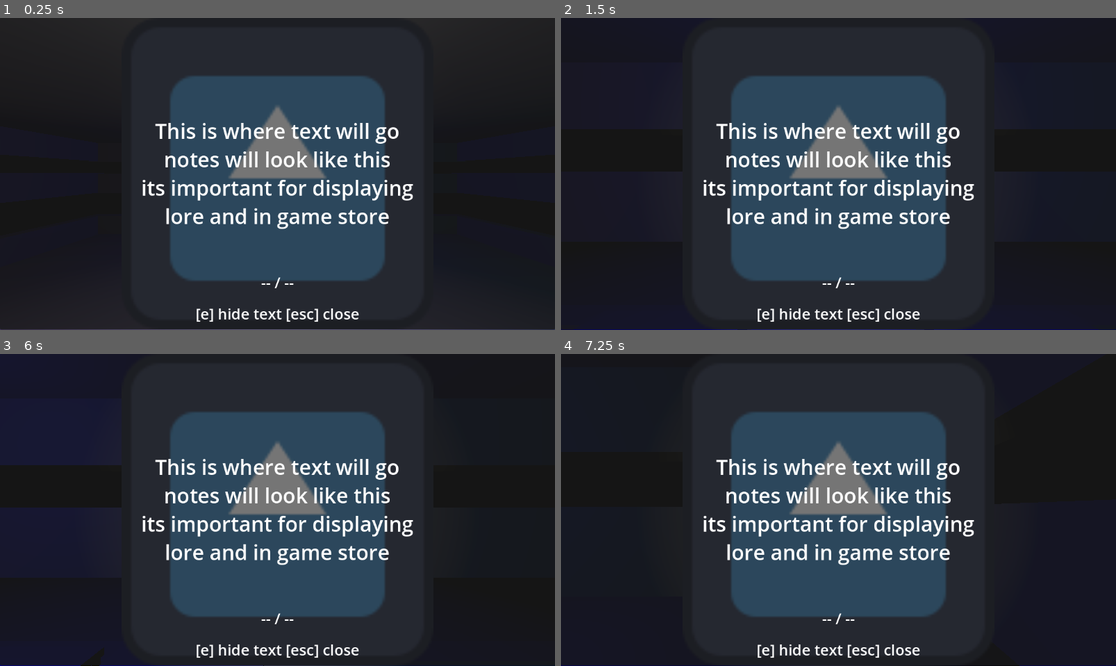
Above: before the commit, frames 1-4 (two rows, left to right).
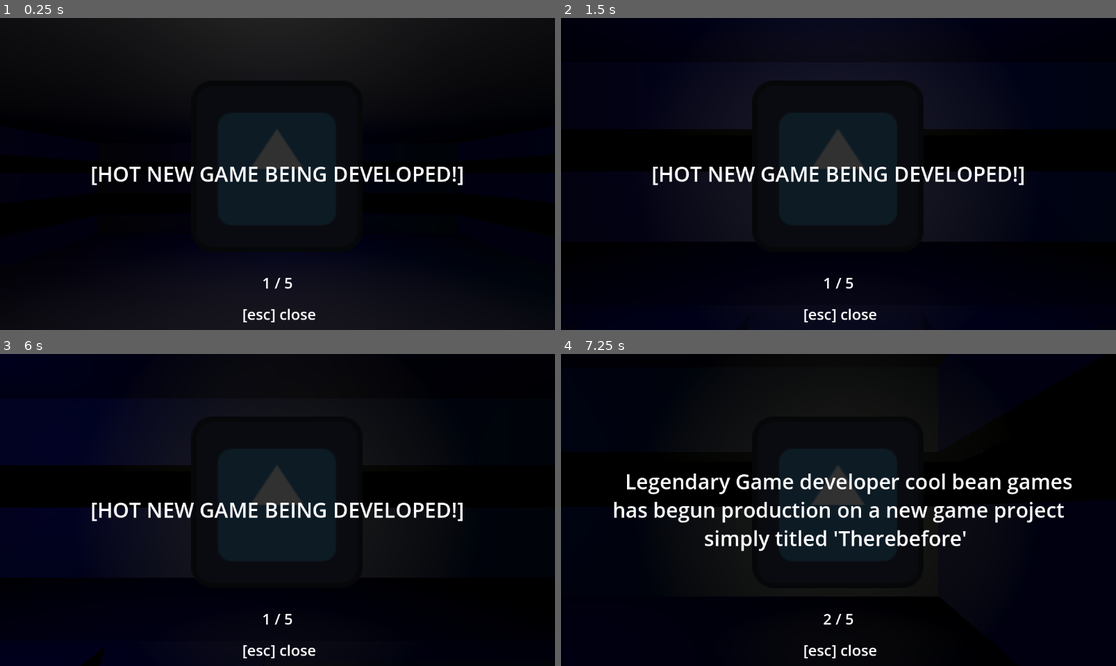
Above: after the commit, the same moments.

Repository: CoolBeanGames/Therebefore
Game: Godot game, scene res://Scenes/game_base.tscn
Same seed, same stepped clock (60 frames per second), same inputs: the game is played once before the commit and once after it. The engine's default icon, where the game draws it, is replaced by a stand-in: a white triangle on a blue panel in a dark square.
Inputs (mouse positions are in pixels of both pictures, inside the frame that each line leads up to):
- Up to frame 1 (0.25 s): no input
- Up to frame 2 (1.5 s): tap Enter at 0.5 s; move the mouse to (866, 174) at 0.52 s; hold W (forward) from 0.53 s (still down); tap Space at 1.25 s; move the mouse to (810, 174) at 1.27 s
- Up to frame 3 (6 s): tap Enter at 2, 3.5 s; move the mouse to (288, 503) at 2.02 s; tap Space at 2.75, 4.25 s; move the mouse to (271, 516) at 2.77 s; move the mouse to (316, 513) at 3.52 s; move the mouse to (233, 506) at 4.27 s; move the mouse to (283, 510) at 5.02 s; move the mouse to (255, 503) at 5.77 s; release W (forward) at 5.78 s; hold D (right) from 5.78 s (still down)
- Up to frame 4 (7.25 s): move the mouse to (866, 510) at 6.52 s; release D (right) at 6.53 s; hold W (forward) from 6.53 s (still down)

The runs differ from the first frame. In frame 1, 43% of the frame differs, in the area x 0-100%, y 3-100%; in frame 2, 51%; in frame 3, 52%; in frame 4, 55%, in the area x 0-100%, y 0-100%.

Commit message:
Note UI is Now working it: -plays a sound when: opened, closed, pages turned -added sound files -tested against test newspaper
(still need to add interaction and find a good font, maybe some visual tweaks as well)

Diff:
--- a/UI/game_hud.gd
+++ b/UI/game_hud.gd
@@ -2,3 +2,10 @@
 class_name game_hud
 
 @export var noteUI : notes
+
+func _ready() -> void:
+	await get_tree().process_frame
+	show_note(load("res://Data/Notes/test_newspaper.tres"))
+
+func show_note(note : note_res):
+	noteUI.start_showing_note(note)
--- a/UI/game_hud.tscn
+++ b/UI/game_hud.tscn
@@ -1,42 +1,87 @@
-[gd_scene load_steps=5 format=3 uid="uid://bwaegwvlxtxbr"]
+[gd_scene load_steps=11 format=3 uid="uid://bwaegwvlxtxbr"]
 
 [ext_resource type="Script" uid="uid://covnblndurusc" path="res://UI/game_hud.gd" id="1_5bqoq"]
 [ext_resource type="Texture2D" uid="uid://y4sqdu7nnwyw" path="res://icon.svg" id="1_v2jwi"]
 [ext_resource type="Script" uid="uid://bviv0sceyrg8v" path="res://UI/notes_ui.gd" id="2_qbrru"]
 [ext_resource type="Theme" uid="uid://50jxdsckl2ay" path="res://UI/game_theme.tres" id="2_s04bl"]
+[ext_resource type="AudioStream" uid="uid://bmjgvdc2eioca" path="res://audio/sound effects/ui/note_open.mp3" id="5_a3wh3"]
+[ext_resource type="AudioStream" uid="uid://d2opj4sh8kocm" path="res://audio/sound effects/ui/error_sound.mp3" id="5_qbrru"]
+[ext_resource type="AudioStream" uid="uid://fq6w77sqsx0o" path="res://audio/sound effects/ui/note_close.mp3" id="6_2dltx"]
+[ext_resource type="AudioStream" uid="uid://bch803vj56khg" path="res://audio/sound effects/ui/page_right.mp3" id="7_gb73w"]
+[ext_resource type="AudioStream" uid="uid://plloj4pooow4" path="res://audio/sound effects/ui/page_left.mp3" id="8_lqvkh"]
+
+[sub_resource type="StyleBoxFlat" id="StyleBoxFlat_a3wh3"]
+bg_color = Color(0, 0, 0, 0.807843)
 
 [node name="UI" type="CanvasLayer" node_paths=PackedStringArray("noteUI")]
 follow_viewport_enabled = true
 script = ExtResource("1_5bqoq")
-noteUI = NodePath("NotesUI")
+noteUI = NodePath("Notes_UI/NotesUI")
 
-[node name="NotesUI" type="PanelContainer" parent="." node_paths=PackedStringArray("image", "text_contents", "page_couinter", "button_prompts")]
+[node name="Notes_UI" type="Control" parent="."]
+layout_mode = 3
 anchors_preset = 15
 anchor_right = 1.0
 anchor_bottom = 1.0
-offset_top = -1.0
-offset_bottom = -1.0
+grow_horizontal = 2
+grow_vertical = 2
+size_flags_horizontal = 3
+size_flags_vertical = 3
+
+[node name="NotesUI" type="PanelContainer" parent="Notes_UI" node_paths=PackedStringArray("visibility_parent", "image", "text_contents", "page_couinter", "button_prompts", "note_open_sound", "note_close_sound", "note_right_sound", "note_left_sound", "error_sound")]
+self_modulate = Color(1, 1, 1, 0)
+layout_mode = 1
+anchors_preset = -1
+anchor_left = 0.2
+anchor_top = 0.2
+anchor_right = 0.8
+anchor_bottom = 0.75
 grow_horizontal = 2
 grow_vertical = 2
 size_flags_horizontal = 3
 size_flags_vertical = 3
 script = ExtResource("2_qbrru")
+visibility_parent = NodePath("..")
 image = NodePath("TextureRect")
-text_contents = NodePath("TextPanel/RichTextLabel")
-page_couinter = NodePath("TextPanel/Page Counter")
-button_prompts = NodePath("TextPanel/button_prompts")
+text_contents = NodePath("../Note_TextPanel/RichTextLabel")
+page_couinter = NodePath("../Note_TextPanel/Page Counter")
+button_prompts = NodePath("../Note_TextPanel/button_prompts")
+note_open_sound = NodePath("note_open_sound")
+note_close_sound = NodePath("note_close_sound")
+note_right_sound = NodePath("note_page_right_sound")
+note_left_sound = NodePath("note_page_left_sound")
+error_sound = NodePath("../../error_sound")
 
-[node name="TextureRect" type="TextureRect" parent="NotesUI"]
+[node name="TextureRect" type="TextureRect" parent="Notes_UI/NotesUI"]
 layout_mode = 2
 size_flags_horizontal = 4
 texture = ExtResource("1_v2jwi")
-expand_mode = 2
+expand_mode = 3
 stretch_mode = 4
 
-[node name="TextPanel" type="Panel" parent="NotesUI"]
-layout_mode = 2
+[node name="note_open_sound" type="AudioStreamPlayer" parent="Notes_UI/NotesUI"]
+stream = ExtResource("5_a3wh3")
 
-[node name="RichTextLabel" type="RichTextLabel" parent="NotesUI/TextPanel"]
+[node name="note_close_sound" type="AudioStreamPlayer" parent="Notes_UI/NotesUI"]
+stream = ExtResource("6_2dltx")
+
+[node name="note_page_right_sound" type="AudioStreamPlayer" parent="Notes_UI/NotesUI"]
+stream = ExtResource("7_gb73w")
+
+[node name="note_page_left_sound" type="AudioStreamPlayer" parent="Notes_UI/NotesUI"]
+stream = ExtResource("8_lqvkh")
+
+[node name="Note_TextPanel" type="Panel" parent="Notes_UI"]
+self_modulate = Color(0.293882, 0.293882, 0.293882, 1)
+layout_mode = 1
+anchors_preset = 15
+anchor_right = 1.0
+anchor_bottom = 1.0
+grow_horizontal = 2
+grow_vertical = 2
+theme_override_styles/panel = SubResource("StyleBoxFlat_a3wh3")
+
+[node name="RichTextLabel" type="RichTextLabel" parent="Notes_UI/Note_TextPanel"]
 layout_mode = 1
 anchors_preset = -1
 anchor_top = 0.2
@@ -52,7 +97,7 @@
 horizontal_alignment = 1
 vertical_alignment = 1
 
-[node name="Page Counter" type="Label" parent="NotesUI/TextPanel"]
+[node name="Page Counter" type="Label" parent="Notes_UI/Note_TextPanel"]
 layout_mode = 1
 anchors_preset = -1
 anchor_top = 0.8
@@ -63,13 +108,16 @@
 horizontal_alignment = 1
 vertical_alignment = 1
 
-[node name="button_prompts" type="Label" parent="NotesUI/TextPanel"]
+[node name="button_prompts" type="Label" parent="Notes_UI/Note_TextPanel"]
 layout_mode = 1
 anchors_preset = -1
 anchor_top = 0.9
 anchor_right = 1.0
 anchor_bottom = 1.0
 theme = ExtResource("2_s04bl")
-text = "[e] hide text [esc] close"
+text = " [esc] close"
 horizontal_alignment = 1
 vertical_alignment = 1
+
+[node name="error_sound" type="AudioStreamPlayer" parent="."]
+stream = ExtResource("5_qbrru")
--- a/UI/notes_ui.gd
+++ b/UI/notes_ui.gd
@@ -1,7 +1,144 @@
 extends PanelContainer
 class_name notes
+
+@export var visibility_parent : Control
 
 @export var image : TextureRect
 @export var text_contents : RichTextLabel
 @export var page_couinter : Label
 @export var button_prompts : Label
+@export var note_page : int
+@export var note : note_res
+@export var is_active : bool = false
+@export var text_active : bool = false
+
+#audio players
+@export var note_open_sound : AudioStreamPlayer
+@export var note_close_sound : AudioStreamPlayer
+@export var note_right_sound : AudioStreamPlayer
+@export var note_left_sound : AudioStreamPlayer
+@export var error_sound : AudioStreamPlayer
+
+#signal
+signal note_opened (note : note_res)
+signal note_closed (note : note_res)
+
+func start_showing_note(_note : note_res):
+	##todo: lock input
+	note_page = 0
+	note = _note
+	is_active=true
+	if note == null  or  note.pages.size() == 0:
+		printerr("tried to show a note, but the note has no pages")
+		note = null
+		is_active=false
+		return
+	check_note_page_bounds()
+	update_page_string()
+	update_note_text()
+	note_opened.emit(_note)
+	note_open_sound.play()
+	visibility_parent.visible=true
+
+func _process(delta: float) -> void:
+	if is_active:
+		if Input.is_action_just_released("left"):
+			page_left()
+		if Input.is_action_just_released("right"):
+			page_right()
+		if Input.is_action_just_released("exit"):
+			stop_showing_note()
+
+#stops showing the note if one is showing and clears all data
+func stop_showing_note():
+	##todo: unlock input
+	if note != null:
+		note_closed.emit(note)
+		note_close_sound.play()
+	note = null
+	image = null
+	page_couinter.text = "-- / --"
+	text_contents.text = "[no text was set]"
+	note_page = 0
+	is_active=false
+	visibility_parent.visible = false
+
+#update the current page indicator
+func update_page_string():
+	#early exit checks
+	if !is_active:
+		print("tried to update note page, but note is not active")
+		return
+	if note == null:
+		#no note is set so return
+		stop_showing_note()
+		print("tried to update page, but no note was set")
+		return
+	page_couinter.text = str(note_page + 1) + " / " + str(note.pages.size())
+
+##checks to make sure the note is within bounds
+func check_note_page_bounds():
+	#early exit checks
+	if !is_active:
+		print("tried to clamp note page, but note is not active")
+		return
+	if note == null:
+		#no note is set so return
+		stop_showing_note()
+		print("tried to clamp note page, but no note was set")
+		return
+	note_page = clamp(note_page,0,note.pages.size()-1)
+
+#sets the main text content for the note
+func update_note_text():
+	if !is_active:
+		print("tried to update note text, but note is not active")
+		return
+	if note == null:
+		#no note is set so return
+		stop_showing_note()
+		print("tried to update note text, but no note was set")
+		return
+	check_note_page_bounds()
+	text_contents.text = note.pages[note_page]
+
+#navigates to the next page
+func page_right():
+	#early exit checks
+	if !is_active:
+		print("tried go up one page, but note is not active")
+		return
+	if note == null:
+		#no note is set so return
+		stop_showing_note()
+		print("tried to go up one page, but no note was set")
+		return
+	note_page += 1
+	if note_page > note.pages.size()-1:
+		#todo: play error sound
+		error_sound.play()
+	else:
+		note_right_sound.play()
+	check_note_page_bounds()
+	update_page_string()
+	update_note_text()
+
+#navigates to the last page
+func page_left():
+	if !is_active:
+		print("tried go down one page, but note is not active")
+		return
+	if note == null:
+		#no note is set so return
+		stop_showing_note()
+		print("tried to go down one page, but no note was set")
+		return
+	note_page -= 1
+	if note_page < 0:
+		#todo play error sound
+		error_sound.play()
+	else:
+		note_left_sound.play()
+	check_note_page_bounds()
+	update_page_string()
+	update_note_text()
Not shown, added: audio/sound effects/ui/error_sound.mp3.import
Not shown, added: audio/sound effects/ui/note_close.mp3.import
Not shown, added: audio/sound effects/ui/note_open.mp3.import
Not shown, added: audio/sound effects/ui/page_left.mp3.import
Not shown, added: audio/sound effects/ui/page_right.mp3.import
Not shown, added: audio/sound effects/ui/error_sound.mp3
Not shown, added: audio/sound effects/ui/note_close.mp3
Not shown, added: audio/sound effects/ui/note_open.mp3
Not shown, added: audio/sound effects/ui/page_left.mp3
Not shown, added: audio/sound effects/ui/page_right.mp3
